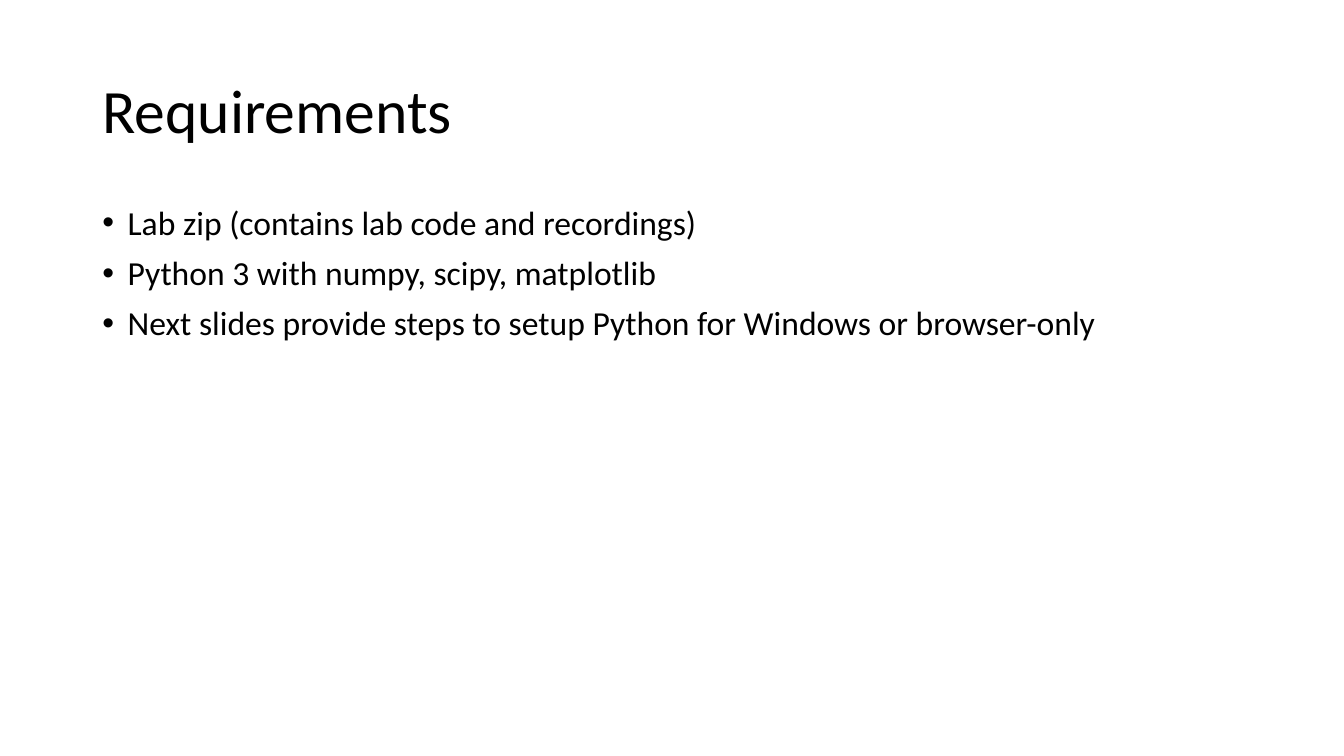
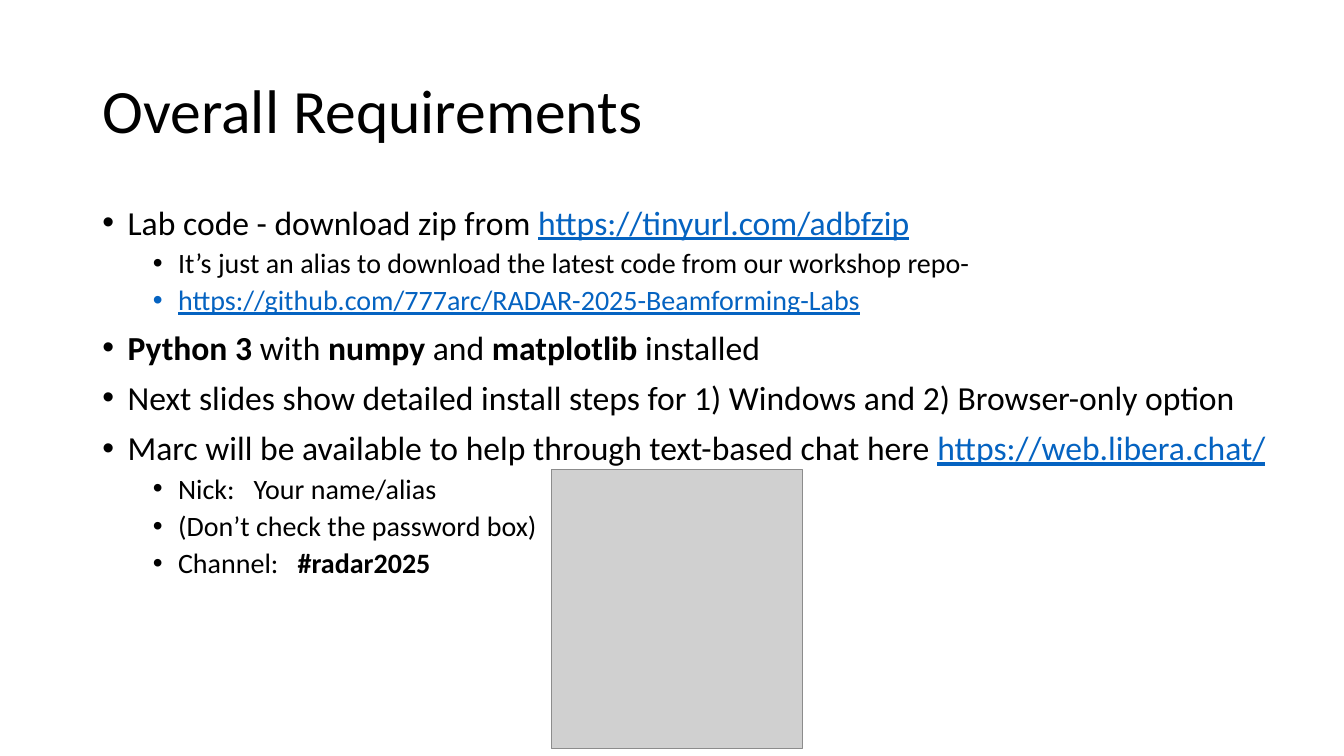
Before and after one commit to 777arc/RADAR-2025-Beamforming-Labs, a slide deck: slide 1 of Lab Setup.pptx. Drawn at 1344x756 pixels with LibreOffice and Linux fonts; fonts in the diff are those of the drawing; grey boxes stand for pictures. Boxes give left, top, right and bottom in pixels: in the first picture for what was removed or moved away, otherwise in the second. Text is boxed around its words. In the diff, an @@ line names an element or a change of style, - is before the commit and + after.

Commit message:
finished the first cut of the Lab Setup powerpoint

```diff
--- a/Lab Setup.pptx
+++ b/Lab Setup.pptx
@@ title at box(102, 90, 642, 143): text changed @@
-Requirements
+Overall Requirements
@@ text at box(128, 211, 1265, 574): text changed @@
-• Lab zip (contains lab code and recordings)
-• Python 3 with numpy, scipy, matplotlib
-• Next slides provide steps to setup Python for Windows or browser-only
+• Lab code - download zip from https://tinyurl.com/adbfzip
+  • It’s just an alias to download the latest code from our workshop repo-
+  • https://github.com/777arc/RADAR-2025-Beamforming-Labs
+• Python 3 with numpy and matplotlib installed
+• Next slides show detailed install steps for 1) Windows and 2) Browser-only option
+• Marc will be available to help through text-based chat here https://web.libera.chat/
+  • Nick: Your name/alias
+  • (Don’t check the password box)
+  • Channel: #radar2025
@@ picture added at box(552, 470, 803, 749) @@
```
Also in this commit, not shown: 2 other slides changed.
